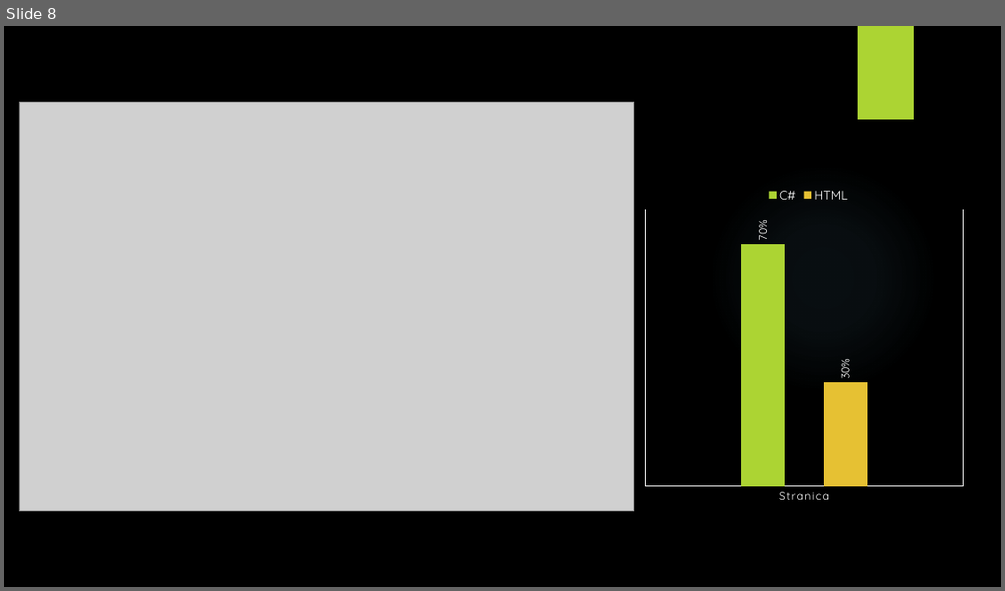
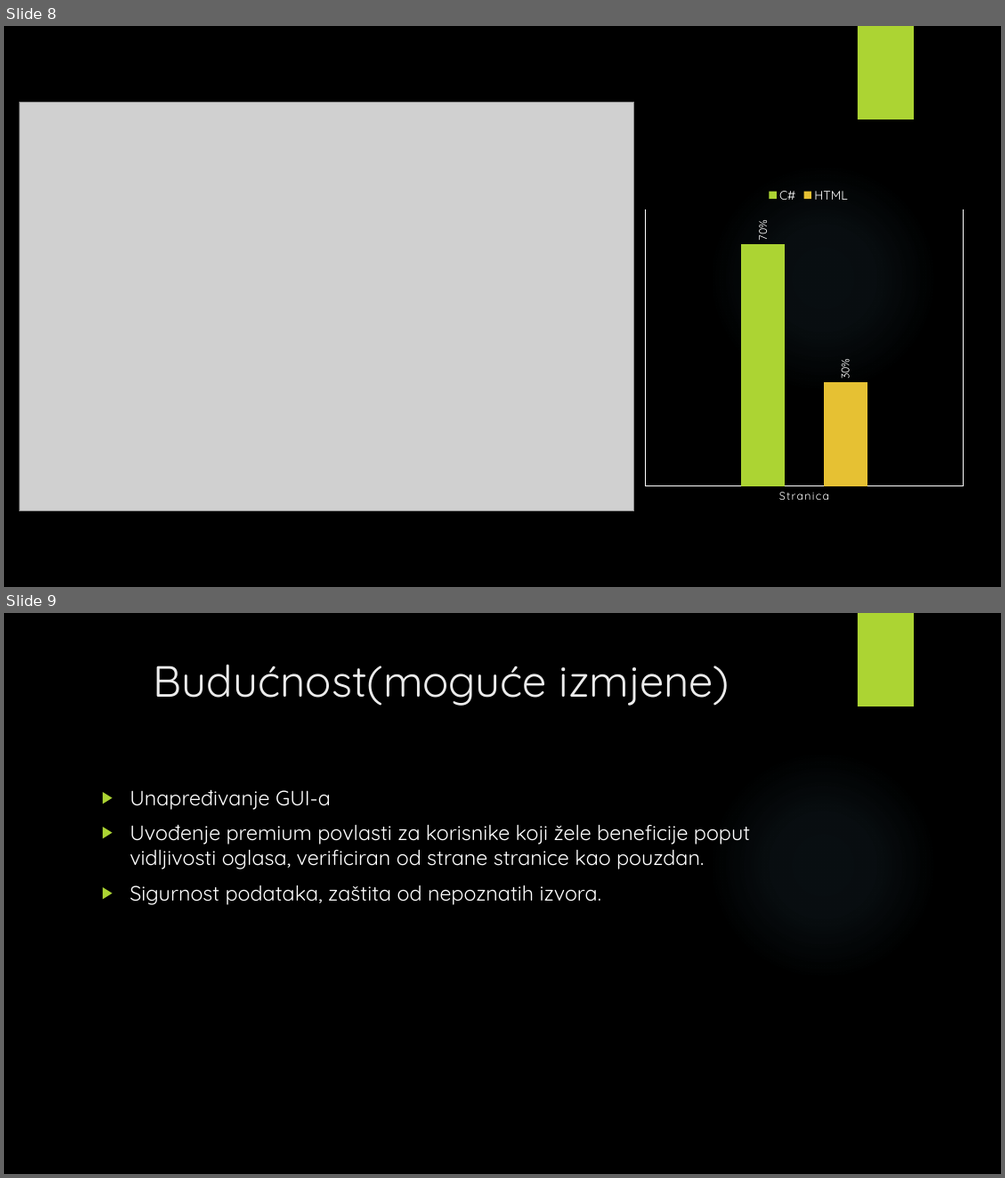
Before and after one commit to anton156/Online_razmjena, a slide deck: Online Razmjena Sličica.pptx. Shown one above the other, each under a label of ours: slide 8 before the commit, slides 8 and 9 after it. The pictures are 1005x591 and 1005x1178 pixels, drawn with LibreOffice and Linux fonts; fonts in the diff are those of the drawing; grey boxes stand for pictures; background and template pictures are left out. Boxes give left, top, right and bottom in pixels: in the first picture for what was removed or moved away, otherwise in the second. Text is boxed around its words. In the diff, an @@ line names an element or a change of style, - is before the commit and + after.

```diff
--- a/Online Razmjena Sličica.pptx
+++ b/Online Razmjena Sličica.pptx
@@ slide 9 added at [4, 613, 1001, 1174], background picture (left out); not listed: 2 template elements that a slide beside it also shows @@
@@ title added at [154, 664, 730, 706], 42 pt, text #EBEBEB @@
+Budućnost(moguće izmjene)
@@ text added at [129, 789, 750, 905], 20 pt, text #FFFFFF @@
+▶ Unapređivanje GUI-a
+▶ Uvođenje premium povlasti za korisnike koji žele beneficije poput vidljivosti oglasa, verificiran od strane stranice kao pouzdan.
+▶ Sigurnost podataka, zaštita od nepoznatih izvora.
```
Also in this commit, not shown: 2 slides changed.
